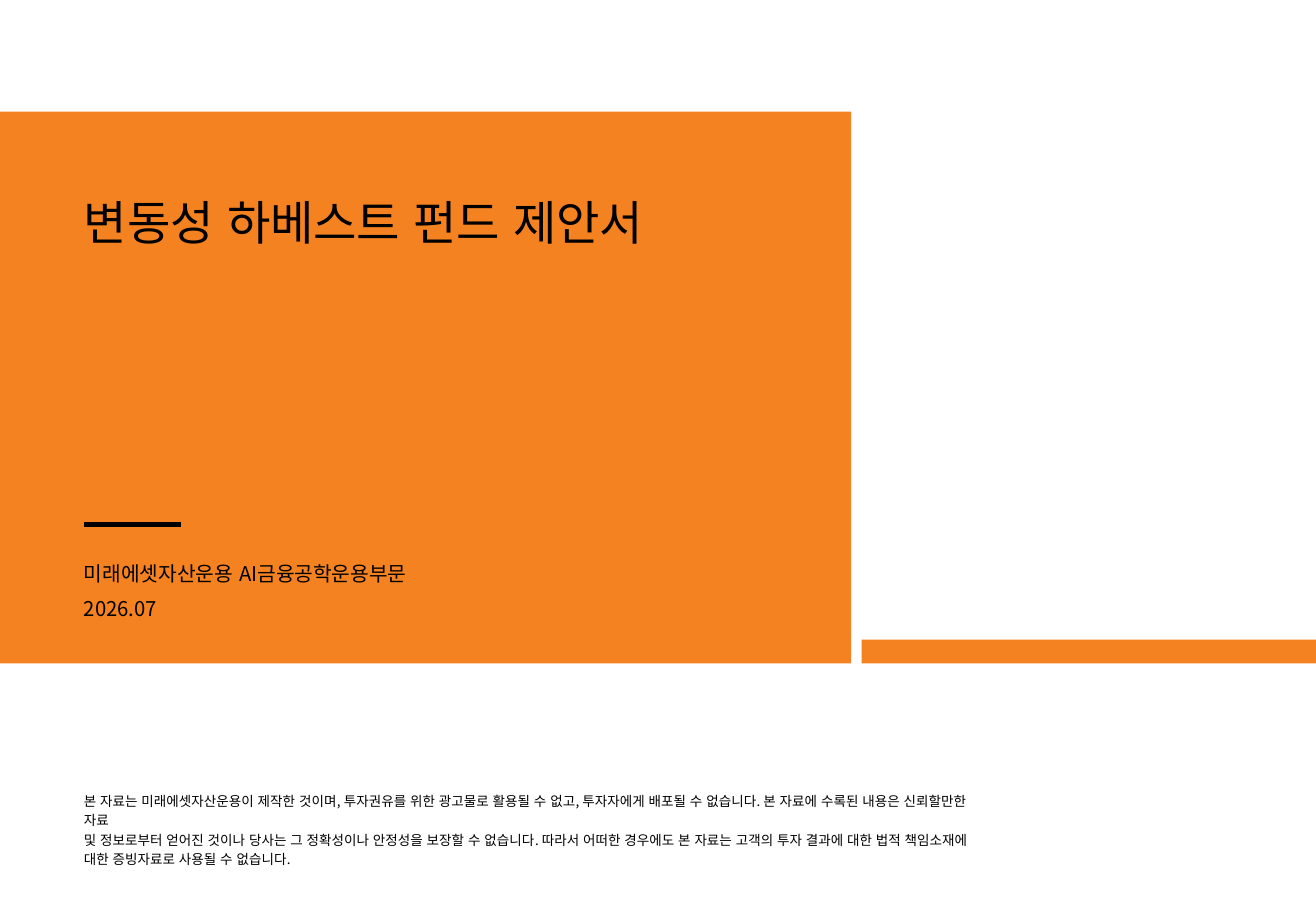
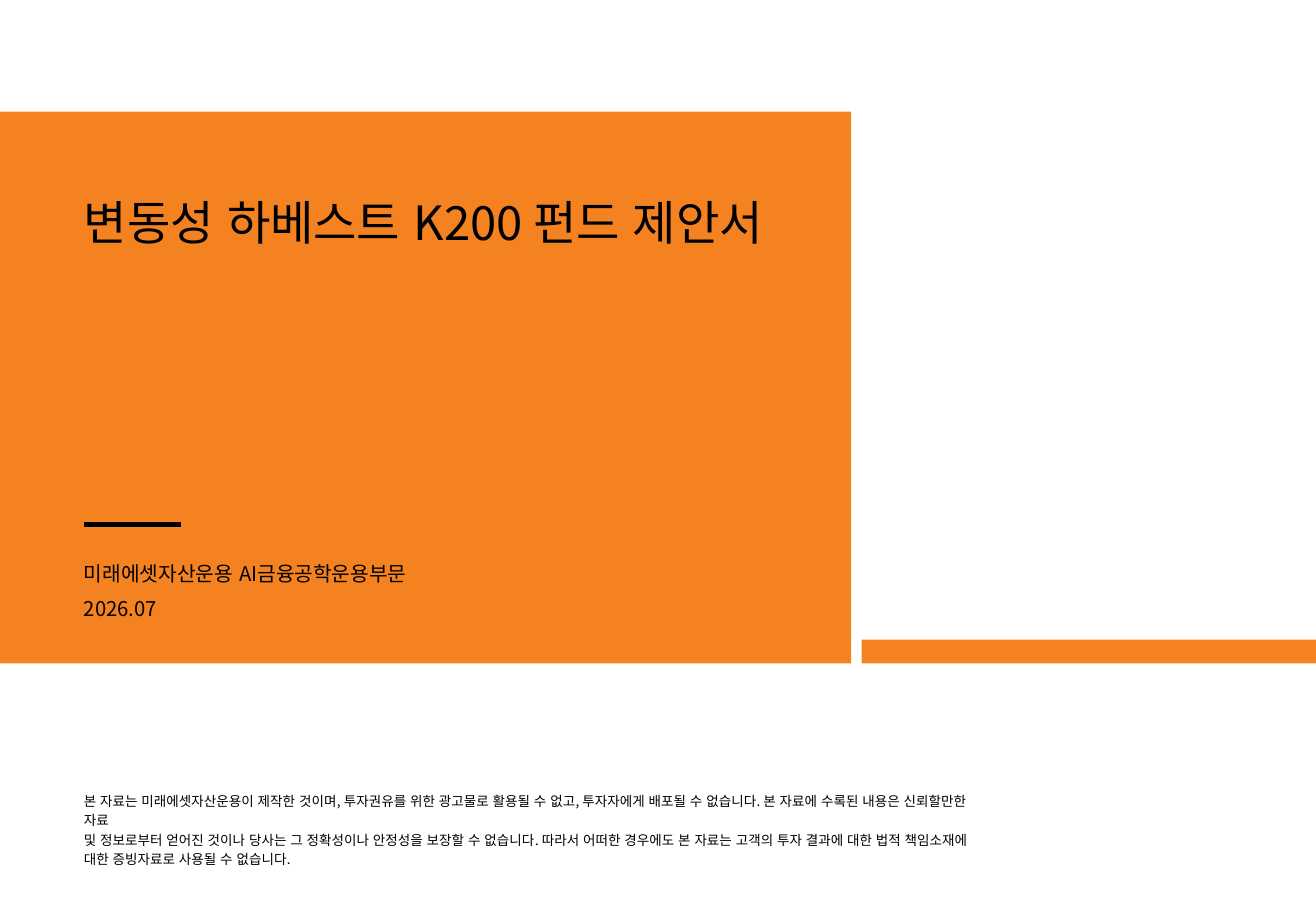
Before and after one commit to gamer383-bit/Volatility-Fund, a slide deck: slide 1 of 제안서/변동성하베스트펀드_KOSPI200_v1_20260715.pptx. Drawn at 1316x914 pixels with LibreOffice and Linux fonts; fonts in the diff are those of the drawing; background and template pictures are left out. Boxes give left, top, right and bottom in pixels: in the first picture for what was removed or moved away, otherwise in the second. Text is boxed around its words. In the diff, an @@ line names an element or a change of style, - is before the commit and + after.

```diff
--- a/제안서/변동성하베스트펀드_KOSPI200_v1_20260715.pptx
+++ b/제안서/변동성하베스트펀드_KOSPI200_v1_20260715.pptx
@@ title at (84, 201, 763, 244): text changed @@
-변동성 하베스트 펀드 제안서
+변동성 하베스트 K200 펀드 제안서
```
Also in this commit, not shown: 9 other slides changed, 2 slides added, 1 slide removed, 5 other files.
